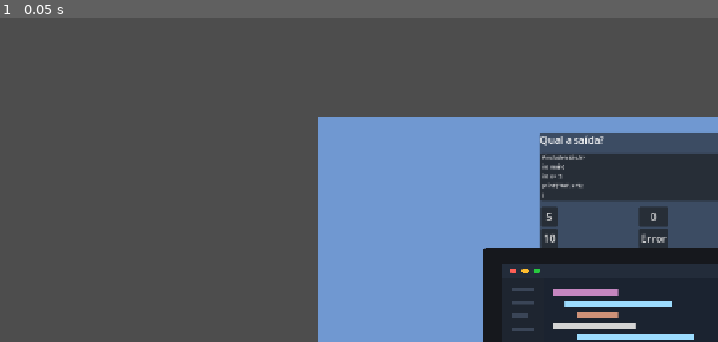
Above: before the commit, frame 1.
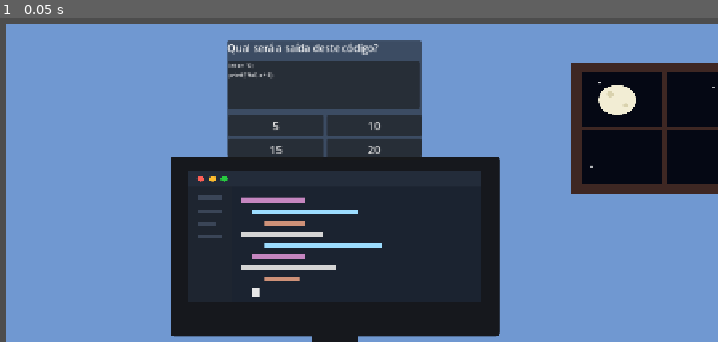
Above: after the commit, the same moment.

Repository: SiriusVe/crazy-in-codes
Game: Godot game, scene res://Scenes/fase_1.tscn
Same seed, same stepped clock (60 frames per second), same inputs: the game is played once before the commit and once after it.
Inputs:
- Up to frame 1 (0.05 s): no input

The runs differ from the first frame. In frame 1, 90% of the frame differs, in the area x 0-100%, y 1-100%.

Commit message:
Adição Script para Gerir Quiz

Diff:
--- a/Scenes/fase_1.tscn
+++ b/Scenes/fase_1.tscn
@@ -1,5 +1,6 @@
 [gd_scene format=3 uid="uid://67gykr4ffylt"]
 
+[ext_resource type="Script" uid="uid://cb6ir56ygmecc" path="res://Scripts/fase_1.gd" id="1_acukj"]
 [ext_resource type="Texture2D" uid="uid://c0b137lhsjyax" path="res://Assets/Sprites/Cenários/Cenario.tela.fase1.png" id="1_l3mkw"]
 
 [sub_resource type="LabelSettings" id="LabelSettings_l3mkw"]
@@ -12,6 +13,7 @@
 anchor_bottom = 1.0
 grow_horizontal = 2
 grow_vertical = 2
+script = ExtResource("1_acukj")
 
 [node name="Background" type="TextureRect" parent="." unique_id=594884489]
 layout_mode = 1
@@ -26,6 +28,7 @@
 expand_mode = 1
 
 [node name="Camera2D" type="Camera2D" parent="." unique_id=1540852608]
+position = Vector2(500, 147)
 
 [node name="QuizUI" type="Control" parent="." unique_id=980636762]
 layout_mode = 1
@@ -74,22 +77,34 @@
 offset_top = 119.0
 offset_right = 311.0
 offset_bottom = 185.0
-theme_override_constants/h_separation = 129
+theme_override_constants/h_separation = 5
 theme_override_constants/v_separation = 4
 columns = 2
 
 [node name="A" type="Button" parent="QuizUI/QuestionPanel/Answers" unique_id=220852488]
 layout_mode = 2
+size_flags_horizontal = 3
+size_flags_vertical = 3
+theme_override_font_sizes/font_size = 18
 text = "5"
 
 [node name="B" type="Button" parent="QuizUI/QuestionPanel/Answers" unique_id=2005646345]
 layout_mode = 2
+size_flags_horizontal = 3
+size_flags_vertical = 3
+theme_override_font_sizes/font_size = 18
 text = "0"
 
 [node name="C" type="Button" parent="QuizUI/QuestionPanel/Answers" unique_id=691734294]
 layout_mode = 2
+size_flags_horizontal = 3
+size_flags_vertical = 3
+theme_override_font_sizes/font_size = 18
 text = "10"
 
 [node name="D" type="Button" parent="QuizUI/QuestionPanel/Answers" unique_id=1539932499]
 layout_mode = 2
+size_flags_horizontal = 3
+size_flags_vertical = 3
+theme_override_font_sizes/font_size = 18
 text = "Error"
--- /dev/null
+++ b/Scripts/fase_1.gd
@@ -0,0 +1,53 @@
+extends Control
+
+@onready var question_txt: Label = $QuizUI/QuestionPanel/QuestionTxt
+@onready var cd_txt: Label = $QuizUI/QuestionPanel/CdPanel/CdTxt
+
+@onready var a: Button = $QuizUI/QuestionPanel/Answers/A
+@onready var b: Button = $QuizUI/QuestionPanel/Answers/B
+@onready var c: Button = $QuizUI/QuestionPanel/Answers/C
+@onready var d: Button = $QuizUI/QuestionPanel/Answers/D
+
+var questao_atual = 0
+
+
+var questoes = [
+	{
+		"linguagem": "C",
+		"pergunta": "Qual será a saída deste código?",
+		"codigo": "int x = 10;\nprintf(\"%d\", x + 5);",
+		"alternativas": [
+			"5",
+			"10",
+			"15",
+			"20"
+		],
+		"correta": 2
+	},
+	{
+		"linguagem": "Python",
+		"pergunta": "Qual será a saída deste código?",
+		"codigo": "x = 10\nprint(x + 5)",
+		"alternativas": [
+			"5",
+			"10",
+			"15",
+			"20"
+		],
+		"correta": 2
+	}
+]
+
+func mostrar_questao():
+	var questao = questoes[questao_atual]
+
+	question_txt.text = questao["pergunta"]
+	cd_txt.text = questao["codigo"]
+
+	a.text =  questao["alternativas"][0]
+	b.text =  questao["alternativas"][1]
+	c.text =  questao["alternativas"][2]
+	d.text =  questao["alternativas"][3]
+
+func _ready():
+	mostrar_questao()
Not shown, added: Scripts/fase_1.gd.uid
